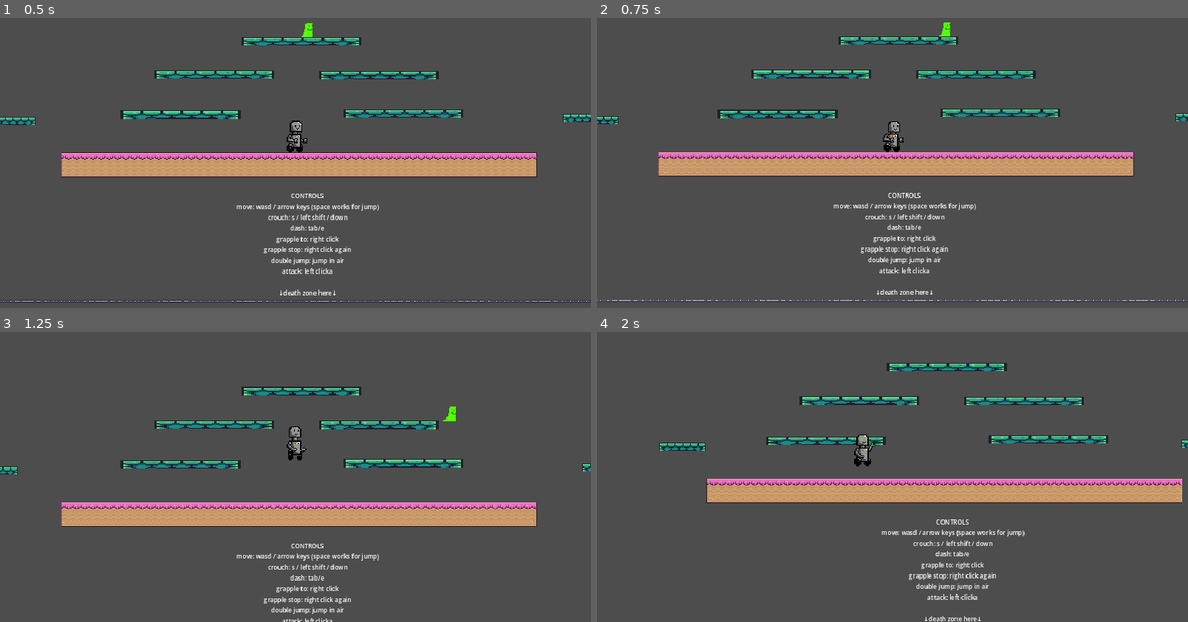
Above: before the commit, frames 1-4 (two rows, left to right).
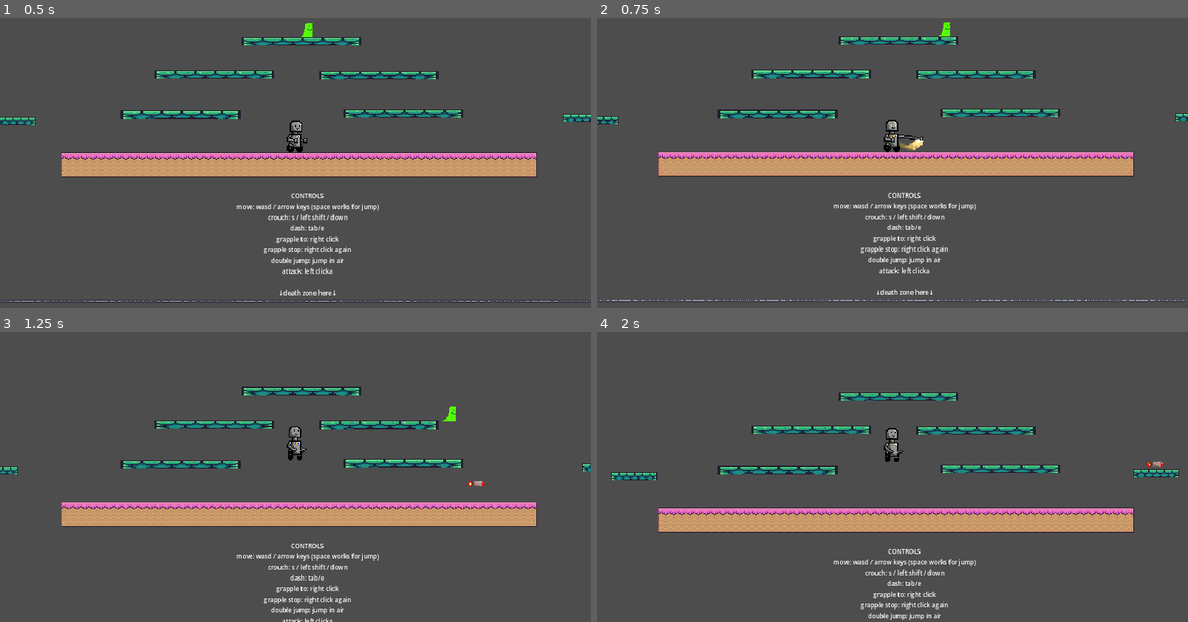
Above: after the commit, the same moments.

Repository: fancyamazon/Beat-the-Bot
Game: Godot game, scene res://scenes/game.tscn
Same seed, same stepped clock (60 frames per second), same inputs: the game is played once before the commit and once after it.
Inputs (mouse positions are in pixels of both pictures, inside the frame that each line leads up to):
- Up to frame 1 (0.5 s): no input
- Up to frame 2 (0.75 s): move the mouse to (1022, 125) at 0.52 s; hold L (enemy_right) from 0.53 s (still down); tap Q (attack, bound only after the commit) at 0.6 s
- Up to frame 3 (1.25 s): keep holding L (enemy_right); tap Space (jump) at 0.77 s; click (425, 439) at 0.8 s
- Up to frame 4 (2 s): keep holding L (enemy_right); move the mouse to (774, 471) at 1.27 s; click (774, 471) at 1.35 s; tap Space (jump) at 1.52 s; right-click (774, 471) at 1.55 s

Frame 1 is identical in both runs. In frame 2, 0.2% of the frame differs, in the area x 48-56%, y 35-46%; in frame 3, less than 0.1%; in frame 4, 22%, in the area x 2-100%, y 10-100%.

Commit message:
merged my local file with updated one

Diff:
--- a/platformer2/project.godot
+++ b/platformer2/project.godot
@@ -64,7 +64,7 @@
 }
 attack={
 "deadzone": 0.5,
-"events": [Object(InputEventMouseButton,"resource_local_to_scene":false,"resource_name":"","device":-1,"window_id":0,"alt_pressed":false,"shift_pressed":false,"ctrl_pressed":false,"meta_pressed":false,"button_mask":1,"position":Vector2(70, 17),"global_position":Vector2(89, 108),"factor":1.0,"button_index":1,"canceled":false,"pressed":true,"double_click":false,"script":null)
+"events": [Object(InputEventKey,"resource_local_to_scene":false,"resource_name":"","device":-1,"window_id":0,"alt_pressed":false,"shift_pressed":false,"ctrl_pressed":false,"meta_pressed":false,"pressed":false,"keycode":81,"physical_keycode":0,"key_label":0,"unicode":113,"location":0,"echo":false,"script":null)
 ]
 }
 enemy_left={
@@ -80,6 +80,11 @@
 enemy_right={
 "deadzone": 0.5,
 "events": [Object(InputEventKey,"resource_local_to_scene":false,"resource_name":"","device":-1,"window_id":0,"alt_press …(192 unchanged characters)…
+]
+}
+ranged={
+"deadzone": 0.5,
+"events": [Object(InputEventMouseButton,"resource_local_to_scene":false,"resource_name":"","device":-1,"window_id":0,"alt_pressed":false,"shift_pressed":false,"ctrl_pressed":false,"meta_pressed":false,"button_mask":0,"position":Vector2(0, 0),"global_position":Vector2(0, 0),"factor":1.0,"button_index":1,"canceled":false,"pressed":false,"double_click":false,"script":null)
 ]
 }
 
--- a/platformer2/scenes/player.tscn
+++ b/platformer2/scenes/player.tscn
@@ -1,7 +1,8 @@
-[gd_scene load_steps=71 format=3 uid="uid://c3ja3raqyfvcq"]
+[gd_scene load_steps=72 format=3 uid="uid://c3ja3raqyfvcq"]
 
 [ext_resource type="Script" path="res://scripts/player.gd" id="1_tqg52"]
 [ext_resource type="Texture2D" uid="uid://clcbommkfo6ss" path="res://assets/robot.png" id="2_5yq6m"]
+[ext_resource type="Script" path="res://scripts/grapple_controller.gd" id="3_4j151"]
 
 [sub_resource type="AtlasTexture" id="AtlasTexture_x3e6b"]
 atlas = ExtResource("2_5yq6m")
@@ -277,7 +278,7 @@
 }],
 "loop": false,
 "name": &"crouch",
-"speed": 5.0
+"speed": 50.0
 }, {
 "frames": [{
 "duration": 1.0,
@@ -311,7 +312,7 @@
 }],
 "loop": false,
 "name": &"grappling",
-"speed": 5.0
+"speed": 25.0
 }, {
 "frames": [{
 "duration": 1.0,
@@ -567,9 +568,9 @@
 position = Vector2(0, -30)
 scale = Vector2(2, 2)
 sprite_frames = SubResource("SpriteFrames_wppeg")
-animation = &"melee-attack-uncharged"
+animation = &"grappling"
 autoplay = "idle"
-frame = 6
+frame = 1
 frame_progress = 1.0
 
 [node name="PlayerHitBox" type="Area2D" parent="AnimatedSprite2D"]
@@ -594,5 +595,18 @@
 wait_time = 0.3
 one_shot = true
 
+[node name="grapple_controller" type="Node2D" parent="."]
+script = ExtResource("3_4j151")
+
+[node name="RayCast2D" type="RayCast2D" parent="grapple_controller"]
+position = Vector2(19, -42)
+target_position = Vector2(1000, 0)
+
+[node name="Line2D" type="Line2D" parent="grapple_controller"]
+position = Vector2(19, -42)
+points = PackedVector2Array(0, 0, 0, 0)
+width = 5.0
+default_color = Color(0, 0, 0, 1)
+
 [connection signal="area_entered" from="AnimatedSprite2D/PlayerHitBox" to="." method="_on_player_hit_box_area_entered"]
 [connection signal="timeout" from="AttackTimer" to="." method="_on_attack_timer_timeout"]
--- a/platformer2/scripts/bullet.gd
+++ b/platformer2/scripts/bullet.gd
@@ -1 +1,21 @@
 extends Area2D
+
+@export var max_distance: float = 2000  # Max X position before destroying the bullet
+@export var SPEED = 800
+
+var dir: int  # Direction: 1 for right, -1 for left
+var spawnPos: Vector2
+var spawnRot: float
+var velocity: Vector2
+
+func _ready():
+	global_position = spawnPos
+	global_rotation = spawnRot
+
+func _physics_process(delta: float) -> void:
+	# Horizontal movement only
+	velocity = Vector2(SPEED * dir, 0)  # Only move horizontally, no vertical movement
+	global_position += velocity * delta  # Move the bullet by its velocity
+		# Destroy the bullet if it exceeds a certain X position
+	if abs(global_position.x) > max_distance:
+		queue_free()  # Destroy the bullet
--- a/platformer2/scripts/bullet.tscn
+++ b/platformer2/scripts/bullet.tscn
@@ -1,17 +1,55 @@
-[gd_scene load_steps=3 format=3 uid="uid://dhj6810wo5xhx"]
+[gd_scene load_steps=9 format=3 uid="uid://dhj6810wo5xhx"]
 
-[ext_resource type="Texture2D" uid="uid://hpelvi3t8yl8" path="res://icon.svg" id="1_mqmb8"]
+[ext_resource type="Script" path="res://scripts/bullet.gd" id="1_47guu"]
+[ext_resource type="Texture2D" uid="uid://cxo4jbtq6w0u5" path="res://assets/small-rocket.png" id="2_vn1n3"]
 
 [sub_resource type="RectangleShape2D" id="RectangleShape2D_yfo4p"]
-size = Vector2(48, 10)
+size = Vector2(26, 10)
 
-[node name="Area2D" type="Area2D"]
+[sub_resource type="AtlasTexture" id="AtlasTexture_w3d3v"]
+atlas = ExtResource("2_vn1n3")
+region = Rect2(0, 0, 32, 32)
+
+[sub_resource type="AtlasTexture" id="AtlasTexture_0qhrn"]
+atlas = ExtResource("2_vn1n3")
+region = Rect2(32, 0, 32, 32)
+
+[sub_resource type="AtlasTexture" id="AtlasTexture_hsw1s"]
+atlas = ExtResource("2_vn1n3")
+region = Rect2(64, 0, 32, 32)
+
+[sub_resource type="AtlasTexture" id="AtlasTexture_cgfu4"]
+atlas = ExtResource("2_vn1n3")
+region = Rect2(96, 0, 32, 32)
+
+[sub_resource type="SpriteFrames" id="SpriteFrames_bdj6a"]
+animations = [{
+"frames": [{
+"duration": 1.0,
+"texture": SubResource("AtlasTexture_w3d3v")
+}, {
+"duration": 1.0,
+"texture": SubResource("AtlasTexture_0qhrn")
+}, {
+"duration": 1.0,
+"texture": SubResource("AtlasTexture_hsw1s")
+}, {
+"duration": 1.0,
+"texture": SubResource("AtlasTexture_cgfu4")
+}],
+"loop": true,
+"name": &"default",
+"speed": 5.0
+}]
+
+[node name="bullet" type="Area2D"]
+script = ExtResource("1_47guu")
 
 [node name="CollisionShape2D" type="CollisionShape2D" parent="."]
-position = Vector2(0, 2)
+position = Vector2(3, -1)
 shape = SubResource("RectangleShape2D_yfo4p")
 
-[node name="Icon" type="Sprite2D" parent="."]
-position = Vector2(2.98023e-07, 2.00327)
-scale = Vector2(0.375, 0.078176)
-texture = ExtResource("1_mqmb8")
+[node name="AnimatedSprite2D" type="AnimatedSprite2D" parent="."]
+scale = Vector2(2, 2)
+sprite_frames = SubResource("SpriteFrames_bdj6a")
+autoplay = "default"
--- /dev/null
+++ b/platformer2/scripts/grapple_controller.gd
@@ -0,0 +1,56 @@
+extends Node2D
+
+@export var rest_length=0.2
+@export var stiffness=40.0
+@export var damping=5.0
+
+@onready var player := get_parent()
+@onready var ray := $RayCast2D
+@onready var rope := $Line2D
+
+var launched = false
+var target: Vector2
+
+func _process(delta):
+	ray.look_at(get_global_mouse_position())
+
+	if Input.is_action_just_pressed("grapple"):
+		launch()
+	if Input.is_action_just_released("grapple"):
+		retract()
+
+	if launched:
+		handle_grapple(delta)
+
+func launch():
+	if ray.is_colliding():
+		launched = true
+		target = ray.get_collision_point()
+		rope.show()
+
+func retract():
+	launched = false
+	rope.hide()
+
+func handle_grapple(delta):
+	var target_dir = player.global_position.direction_to(target)
+	var target_dist = player.global_position.distance_to(target)
+
+	var displacement = target_dist - rest_length
+
+	var force = Vector2.ZERO
+
+	if displacement > 0:
+		var spring_force_magnitude = stiffness * displacement
+		var spring_force = target_dir * spring_force_magnitude
+
+		var vel_dot = player.velocity.dot(target_dir)
+		var damping = -damping * vel_dot * target_dir
+
+		force = spring_force + damping
+
+	player.velocity += force * delta
+	update_rope()
+
+func update_rope():
+	rope.set_point_position(1, to_local(target))
--- a/platformer2/scripts/player.gd
+++ b/platformer2/scripts/player.gd
@@ -4,6 +4,8 @@
 const JUMP_VELOCITY = -450.0
 @onready var animated_sprite_2d: AnimatedSprite2D = $AnimatedSprite2D
 var can_double_jump = true
+
+var facing_dir: int=1
 
 #dashing------
 var DASH_SPEED = 800.0
@@ -24,6 +26,11 @@
 var GRAPPLE_LENGTH = 200.0  # Adjust as needed
 @onready var grapple_point = null #point where the player is grappling to
 var is_grappling = false
+
+#ranged projectile----
+@onready var main=get_tree().get_root().get_node("Game")
+@onready var bullet=load("res://scripts/bullet.tscn")
+@export var spawn_offset: Vector2 = Vector2(20, -20)
 
 #make it globally known that this is the player
 func _ready():
@@ -63,15 +70,15 @@
 			is_dashing = false
 			# Add a small cooldown if you want
 			#await get_tree().create_timer(0.2).finished #example cooldown
-	#grapple
-	if Input.is_action_just_pressed("grapple"):  # Replace "grapple" with your action name
-		if not is_grappling:
-			_start_grapple()
-		else:
-			_stop_grapple()
-
-	if is_grappling:
-		_update_grapple(delta)
+	##grapple
+	#if Input.is_action_just_pressed("grapple"):  # Replace "grapple" with your action name
+		#if not is_grappling:
+			#_start_grapple()
+		#else:
+			#_stop_grapple()
+#
+	#if is_grappling:
+		#_update_grapple(delta)
 
 	# Add the gravity.
 	if not is_on_floor():
@@ -86,6 +93,10 @@
 	if Input.is_action_just_pressed("attack") and not on_attack_cooldown:
 		deal_damage()
 
+	# ranged attack
+	if(Input.is_action_just_pressed("ranged")):
+		_shoot()
+
 	# Reset mid-air jump when on the floor
 	if is_on_floor():
 		can_double_jump = true
@@ -97,8 +108,12 @@
 	#animation facing direction
 
 	if direction >0:
+		facing_dir=1
+		spawn_offset= Vector2(20, -20)
 		animated_sprite_2d.scale.x=2
 	elif direction<0:
+		facing_dir=-1
+		spawn_offset= Vector2(20, 20)
 		animated_sprite_2d.scale.x=-2
 
 
@@ -115,10 +130,12 @@
 		animated_sprite_2d.play("dash")
 	#elif on_attack_cooldown:
 	#	animated_sprite_2d.play("melee-attack-charging") #yes i know this shouldn't go here
-	elif is_grappling:
+	elif Input.is_action_pressed("grapple"):
 		animated_sprite_2d.animation = "grappling" # use for anims that don't repeat
 	elif not is_on_floor():
 		animated_sprite_2d.play("jumping")
+	elif Input.is_action_pressed("ranged"):
+		animated_sprite_2d.animation ="ranged-attack-uncharged"
 	elif (velocity.x > 1 || velocity.x < -1):
 		animated_sprite_2d.play("running")
 	elif Input.is_action_pressed("crouch"):  # Check for crouch FIRST
@@ -128,22 +145,22 @@
 
 	#print(attack_timer.time_left)
 
-func _start_grapple():
-	var mouse_pos = get_global_mouse_position()
-	grapple_point = mouse_pos #for now, just grapple to mouse position
-	is_grappling = true
-
-func _update_grapple(delta):
-	# Calculate direction to grapple point
-	var grapple_direction = (grapple_point - global_position).normalized()
-
-	# Apply force towards grapple point (you might want to tune this)
-	velocity = grapple_direction * 400 #example force
-
-func _stop_grapple():
-	is_grappling = false
-	grapple_point = null #release grapple point
-	# You might want to add some swing/momentum handling here
+#func _start_grapple():
+	#var mouse_pos = get_global_mouse_position()
+	#grapple_point = mouse_pos #for now, just grapple to mouse position
+	#is_grappling = true
+#
+#func _update_grapple(delta):
+	## Calculate direction to grapple point
+	#var grapple_direction = (grapple_point - global_position).normalized()
+#
+	## Apply force towards grapple point (you might want to tune this)
+	#velocity = grapple_direction * 400 #example force
+#
+#func _stop_grapple():
+	#is_grappling = false
+	#grapple_point = null #release grapple point
+	## You might want to add some swing/momentum handling here
 
 func take_damage(amount: int) -> void:
 	health -= amount
@@ -165,3 +182,11 @@
 	print(area, area.get_groups())
 	if area.is_in_group("hurtbox"):
 		area.owner.take_damage(5)
+
+func _shoot():
+	var instance = bullet.instantiate()
+	instance.dir = facing_dir  # Set the bullet's direction to the last pressed direction
+	#instance.spawnPos = global_position  # Set the spawn position to the player's position
+	instance.spawnPos = global_position + spawn_offset * facing_dir
+	instance.spawnRot = rotation  # Set the spawn rotation to the player's rotation (optional)
+	main.add_child(instance)  # Add the bullet to the scene
Not shown: 1 places in platformer2/scenes/game.tscn that only renumber resources
